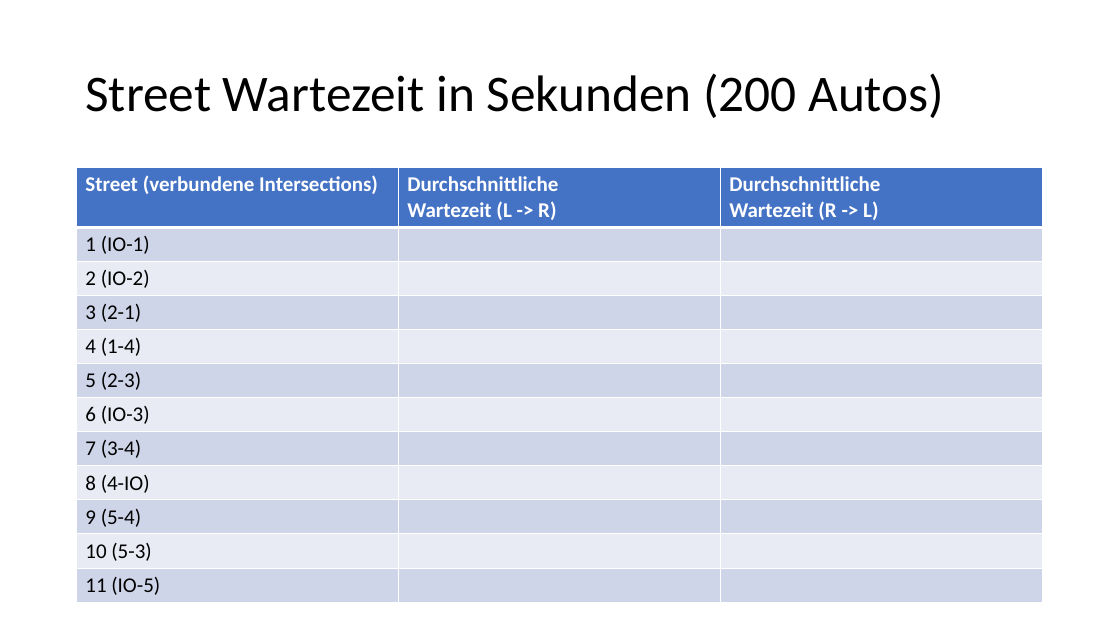
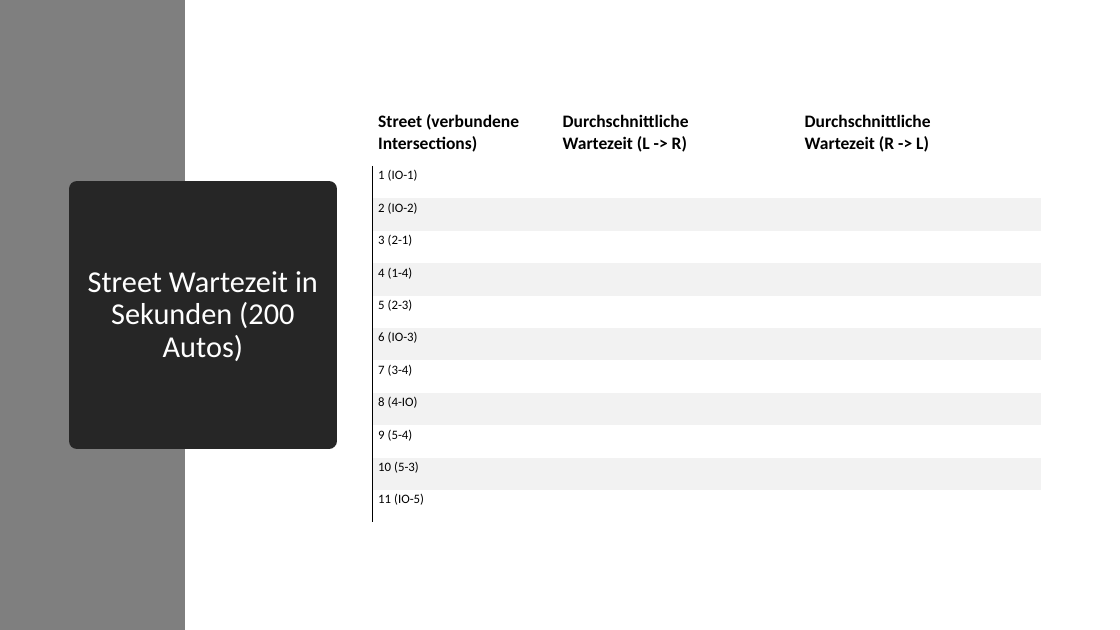
Before and after one commit to code-drey/car_simulation, a slide deck: slide 23 of Presentation/Traffic-flow-modeling-and-analysis.pptx. Drawn at 1120x630 pixels with LibreOffice and Linux fonts; fonts in the diff are those of the drawing. Boxes give left, top, right and bottom in pixels: in the first picture for what was removed or moved away, otherwise in the second. Text is boxed around its words. In the diff, an @@ line names an element or a change of style, - is before the commit and + after.

Commit message:
some design changes on presentation

```diff
--- a/Presentation/Traffic-flow-modeling-and-analysis.pptx
+++ b/Presentation/Traffic-flow-modeling-and-analysis.pptx
@@ rectangle added at bbox=[0, 0, 185, 630], fill #7F7F7F @@
@@ table at bbox=[373, 108, 1042, 523] @@
@@ fill #4472C4 to none in row 1 @@
@@ fill #CFD5EA to none in 6 cells @@
@@ fill #E9EBF5 to #F2F2F2 in 15 cells @@
@@ size 18 to 15 pt, text colour #FFFFFF to #000000 in "Street (verbundene Intersections)", "Durchschnittliche Wartezeit (L -> R)", "Durchschnittliche Wartezeit (R -> L)" @@
@@ size 18 to 11 pt in "1 (IO-1)", "2 (IO-2)", "3 (2-1)", "4 (1-4)" and 7 more places @@
@@ borders changed @@
@@ table: place and size @@
-table at bbox=[77, 168, 1043, 602]
+table at bbox=[373, 108, 1042, 523]
@@ title "Street Wartezeit in Sekunden (200 ...": place and size @@
-title "Street Wartezeit in Sekunden (200 ..." at bbox=[85, 73, 944, 118]
+title "Street Wartezeit in Sekunden (200 ..." at bbox=[77, 189, 329, 441]
@@ title "Street Wartezeit in Sekunden (200 ..." at bbox=[77, 189, 329, 441]: size 44 to 26 pt, text colour #000000 to #FFFFFF; alignment left to centre; fill none to #262626; outline none to #262626 13.75 pt @@
```
Also in this commit, not shown: 6 other slides changed, 1 slide added, 1 slide removed.
